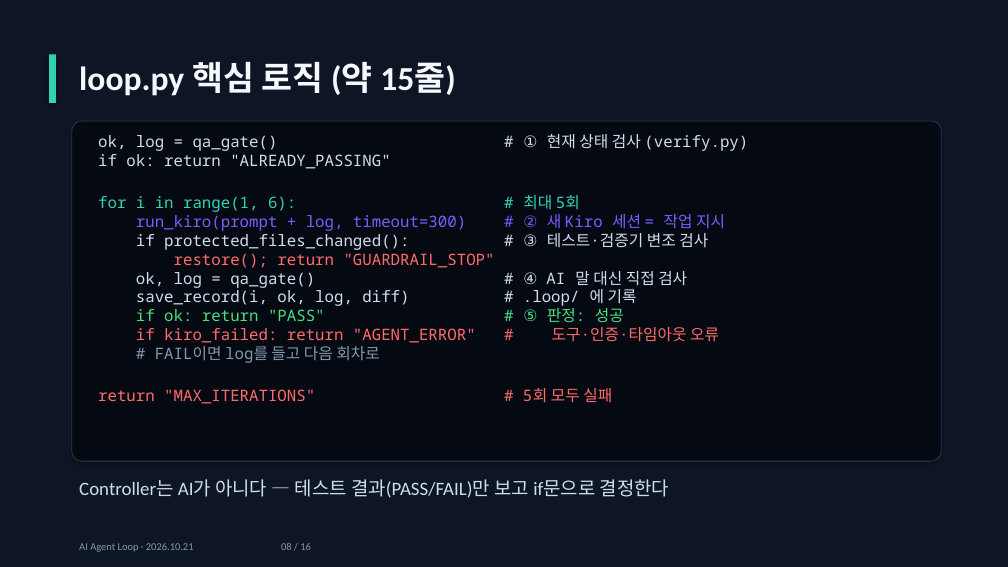
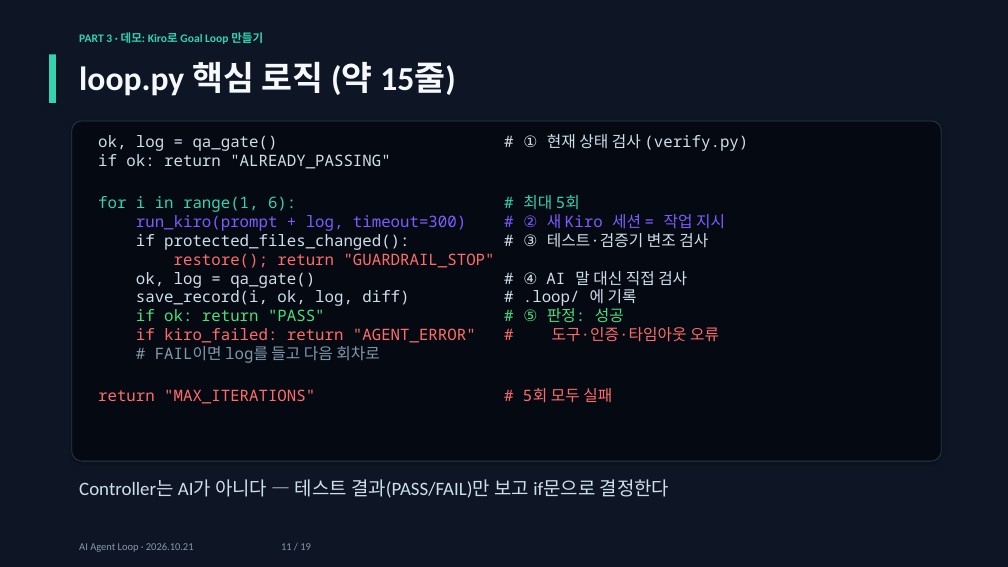
Before and after one commit to jaewon-i/kiro-agent-loop-demo, a slide deck: slide 11 of docs/AI_Agent_Loop.pptx (slide 8 before the commit). Drawn at 1008x567 pixels with LibreOffice and Linux fonts; fonts in the diff are those of the drawing. Boxes give left, top, right and bottom in pixels: in the first picture for what was removed or moved away, otherwise in the second. Text is boxed around its words. In the diff, an @@ line names an element or a change of style, - is before the commit and + after.

```diff
--- a/docs/AI_Agent_Loop.pptx
+++ b/docs/AI_Agent_Loop.pptx
@@ text added at (79,32,263,44), 11 pt, text #31D3B1, bold @@
+PART 3 · 데모: Kiro로 Goal Loop 만들기
@@ text at (79,543,311,552): text changed @@
-AI Agent Loop · 2026.10.21 08 / 16
+AI Agent Loop · 2026.10.21 11 / 19
```
Also in this commit, not shown: 10 other slides changed, 8 slides added, 5 slides removed.
